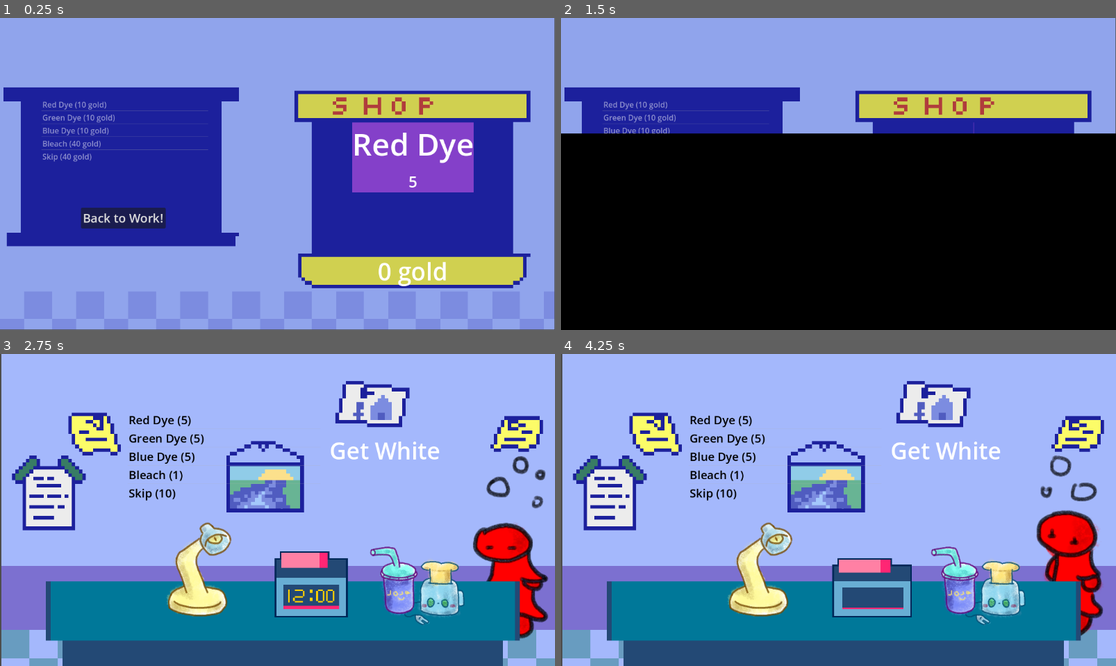
Above: before the commit, frames 1-4 (two rows, left to right).
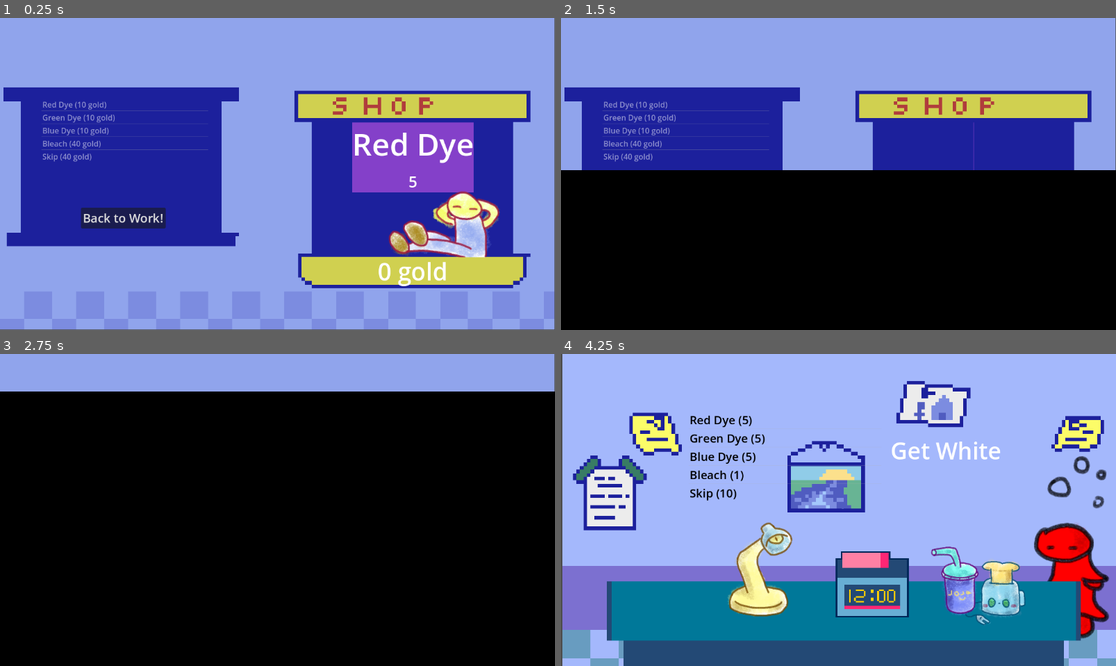
Above: after the commit, the same moments.

Repository: etherware-novice/poisongamejam
Game: Godot game, scene res://scenes/shop.tscn
The game is run twice, just before and just after one commit, with the same random seed, the same clock (stepped at 60 frames per second) and the same inputs. This scene is started directly instead of the project's main scene. The engine's default icon, where the game draws it, is replaced by a stand-in: a white triangle on a blue panel in a dark square.
Inputs (mouse positions are in pixels of both pictures, inside the frame that each line leads up to):
- Up to frame 1 (0.25 s): no input
- Up to frame 2 (1.5 s): click "Back to Work!" at 0.5 s; move the mouse to (960, 158) at 1.27 s
- Up to frame 3 (2.75 s): move the mouse to (166, 525) at 2.02 s
- Up to frame 4 (4.25 s): move the mouse to (894, 441) at 2.77 s; move the mouse to (810, 572) at 3.52 s

The runs differ from the first frame. In frame 1, 2.5% of the frame differs, in the area x 70-91%, y 55-77%; in frame 2, 12%; in frame 3, 88%, in the area x 0-100%, y 0-100%; in frame 4, 3.9%.

Commit message:
added store clerk

Diff:
--- a/project.godot
+++ b/project.godot
@@ -16,6 +16,7 @@
 boot_splash/show_image=false
 boot_splash/fullsize=false
 config/icon="res://icon.svg"
+run/fullsize=false
 
 [autoload]
 
--- a/scenes/shop.tscn
+++ b/scenes/shop.tscn
@@ -1,14 +1,42 @@
-[gd_scene load_steps=7 format=3 uid="uid://cxrpeu3i0tn52"]
+[gd_scene load_steps=13 format=3 uid="uid://cxrpeu3i0tn52"]
 
 [ext_resource type="Script" path="res://scripts/buylist.gd" id="1_7n5um"]
 [ext_resource type="Texture2D" uid="uid://bdodovmq8gvfy" path="res://art/shopWall.png" id="1_8hbcx"]
 [ext_resource type="Script" path="res://scripts/listCurItemAmt.gd" id="2_nkqoo"]
+[ext_resource type="Texture2D" uid="uid://syt3hr7amuxi" path="res://art/clerkWave0000.png" id="4_kh6v4"]
+[ext_resource type="Texture2D" uid="uid://phrewrlp60as" path="res://art/clerkWave0004.png" id="5_clglj"]
+[ext_resource type="Texture2D" uid="uid://22p0ir56jvy5" path="res://art/clerkWave0006.png" id="6_fyv1k"]
+[ext_resource type="Texture2D" uid="uid://c34cbjmh1dao7" path="res://art/clerkWave0008.png" id="7_v3fgq"]
+[ext_resource type="Texture2D" uid="uid://fsye7fs31svv" path="res://art/clerkWave0010.png" id="8_rtby8"]
 
 [sub_resource type="StyleBoxEmpty" id="StyleBoxEmpty_j2p7e"]
 
 [sub_resource type="StyleBoxEmpty" id="StyleBoxEmpty_5toe3"]
 
 [sub_resource type="StyleBoxEmpty" id="StyleBoxEmpty_0m58m"]
+
+[sub_resource type="SpriteFrames" id="SpriteFrames_dsm7j"]
+animations = [{
+"frames": [{
+"duration": 1.0,
+"texture": ExtResource("4_kh6v4")
+}, {
+"duration": 1.0,
+"texture": ExtResource("5_clglj")
+}, {
+"duration": 1.0,
+"texture": ExtResource("6_fyv1k")
+}, {
+"duration": 1.0,
+"texture": ExtResource("7_v3fgq")
+}, {
+"duration": 1.0,
+"texture": ExtResource("8_rtby8")
+}],
+"loop": false,
+"name": &"default",
+"speed": 5.0
+}]
 
 [node name="shop" type="Node2D"]
 
@@ -91,5 +119,10 @@
 theme_override_font_sizes/font_size = 25
 text = "Back to Work!"
 
+[node name="clerk" type="AnimatedSprite2D" parent="."]
+position = Vector2(880, 370)
+scale = Vector2(0.49707, 0.49707)
+sprite_frames = SubResource("SpriteFrames_dsm7j")
+
 [connection signal="item_clicked" from="buylist" to="buylist" method="_on_item_clicked"]
 [connection signal="pressed" from="stopshop" to="buylist" method="_on_stopshop_pressed"]
--- a/scripts/buylist.gd
+++ b/scripts/buylist.gd
@@ -44,5 +44,7 @@
 
 
 func _on_stopshop_pressed():
+	$"../clerk".play("default")
+	await get_tree().create_timer(0.2).timeout
 	var wipe = constants.fade.instantiate()
 	wipe.loadScene(self, "res://scenes/main_game_loop.tscn")
Binary file added: art/clerkWave0000.png
Not shown, added: art/clerkWave0000.png.import
Binary file added: art/clerkWave0004.png
Not shown, added: art/clerkWave0004.png.import
Binary file added: art/clerkWave0006.png
Not shown, added: art/clerkWave0006.png.import
Binary file added: art/clerkWave0008.png
Not shown, added: art/clerkWave0008.png.import
Binary file added: art/clerkWave0010.png
Not shown, added: art/clerkWave0010.png.import
Not shown, added: art/clerkWave.kra
